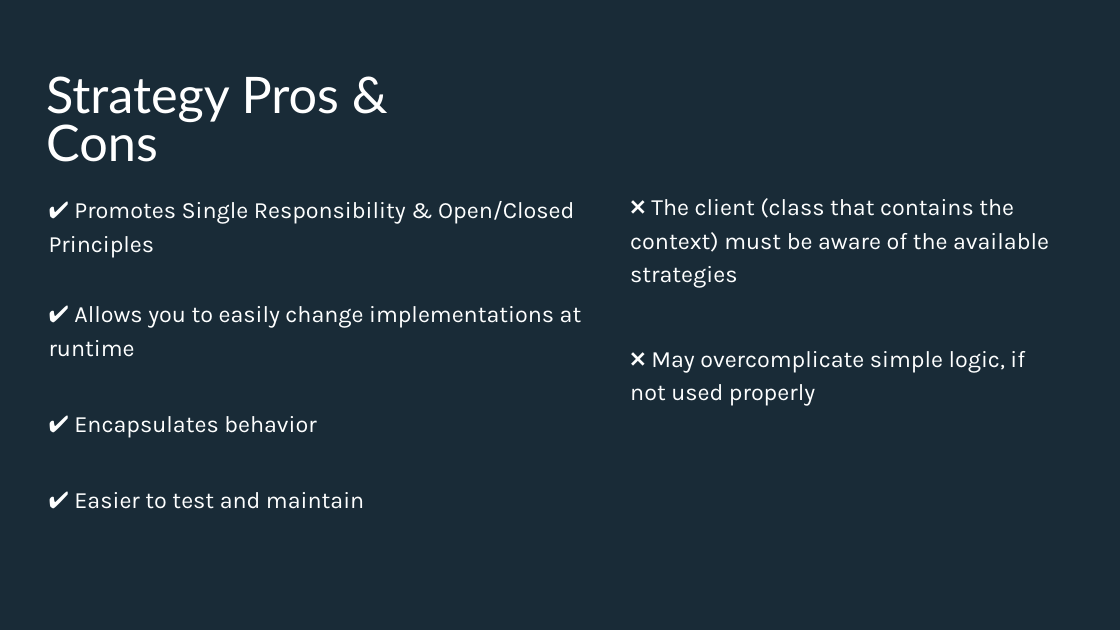
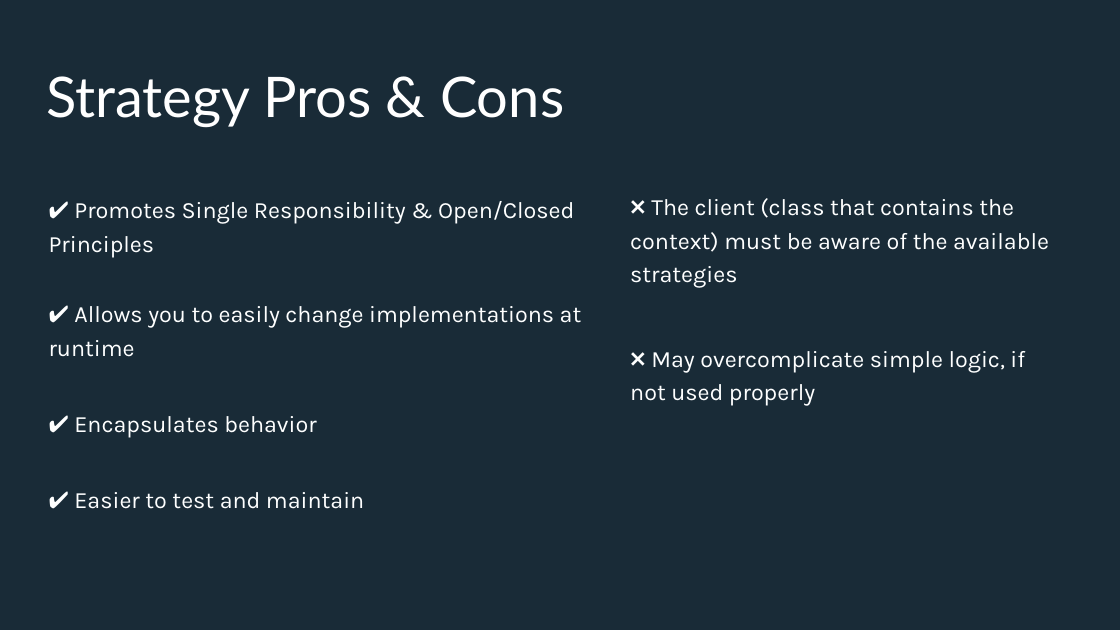
Before and after one commit to alexandruvladila/EndavaDesignPattern, a slide deck: slide 13 of Back to the basics, explaining design patterns with real life examples - Stragety & Template Method.pptx. Drawn at 1120x630 pixels with LibreOffice and Linux fonts; fonts in the diff are those of the drawing; background and template pictures are left out. Boxes give left, top, right and bottom in pixels: in the first picture for what was removed or moved away, otherwise in the second. Text is boxed around its words. In the diff, an @@ line names an element or a change of style, - is before the commit and + after.

Commit message:
modify pptx

```diff
--- a/Back to the basics, explaining design patterns with real life examples - Stragety & Template Method.pptx
+++ b/Back to the basics, explaining design patterns with real life examples - Stragety & Template Method.pptx
@@ title "Strategy Pros & Cons" at (x1=46, y1=76, x2=564, y2=127): size 86.4 to 96 pt @@
```
Also in this commit, not shown: 8 other slides changed, 1 slide removed, 1 other file.
